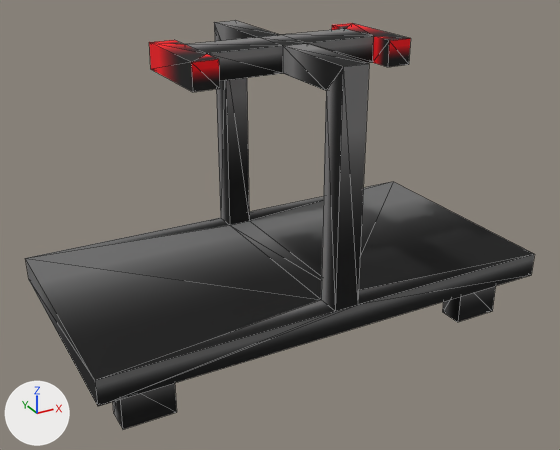
One commit to the COLLADA model !EXPORTED!/handcar.dae: the scene before it, then after it.
One viewpoint serves both versions: a camera (50 mm lens) standing at (-1.33, -2.53, 1.69) and looking at (0.07, 0.0, 0.42). The lights are fixed; the arrows at lower left show +X, +Y and +Z. Mesh edges are drawn as thin lines. Where no turn or scale is listed for an object, it has been applied to the vertices.

Objects in the first picture: 'handcar'.
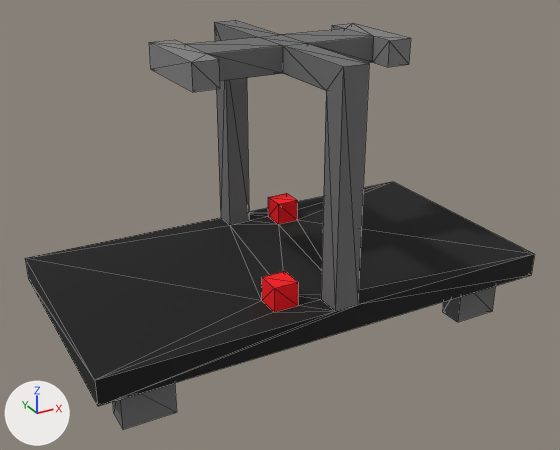
Commit message: Added Break to Handcar

Edits to the scene script, one JSON object a line:
```json
{"block": "me_plane_tex", "where": "# used by ob_handcar; location = (0.0, 0.0, 0.0)"}
{"op": "remove", "block": "me_plane_tex", "code": "me_plane_tex.from_pydata(...)  # 88 vertices, 176 faces; spans x -0.85..1.05, y -0.45..0.55, z -0.05..1.15"}
{"op": "add", "block": "me_plane_tex", "code": "me_plane_tex.from_pydata(...)  # 104 vertices, 208 faces; spans x -0.85..1.05, y -0.45..0.55, z -0.05..1.15"}
{"block": "me_plane_tex", "change": "me_plane_tex part 1"}
{"block": "me_plane_tex", "change": "8 faces are deleted"}
{"block": "me_plane_tex", "change": "8 vertices are added at x -0.15..0.25, y -0.35..0.45, z 0.25..0.35"}
{"block": "me_plane_tex", "change": "8 new vertices lie (0.1, 0.0, 0.0) away from vertices in x -0.15..0.25, y -0.35..0.45, z 0.25..0.35"}
{"block": "me_plane_tex", "change": "40 new faces join them"}
{"block": "me_plane_tex", "change": "me_plane_tex part 2: 168 kept faces spanning x -0.85..1.05, y -0.45..0.55, z -0.05..1.15 get new texture (UV) coordinates"}
```

Location of each change, [x1, y1, x2, y2] in pixels of the pictures (560 x 450 px):
```json
{"part": 1, "of": "me_plane_tex", "change": "built on", "before": [26, 182, 533, 380], "after": [26, 182, 533, 380]}
{"part": 2, "of": "me_plane_tex", "change": "surface changed", "before": [25, 21, 534, 429], "after": [25, 21, 534, 429]}
```
